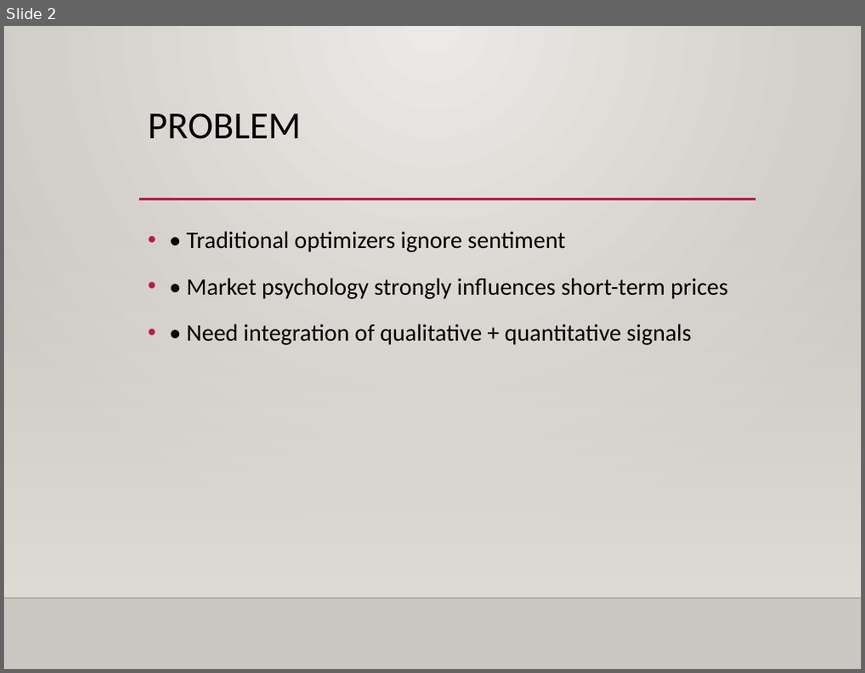
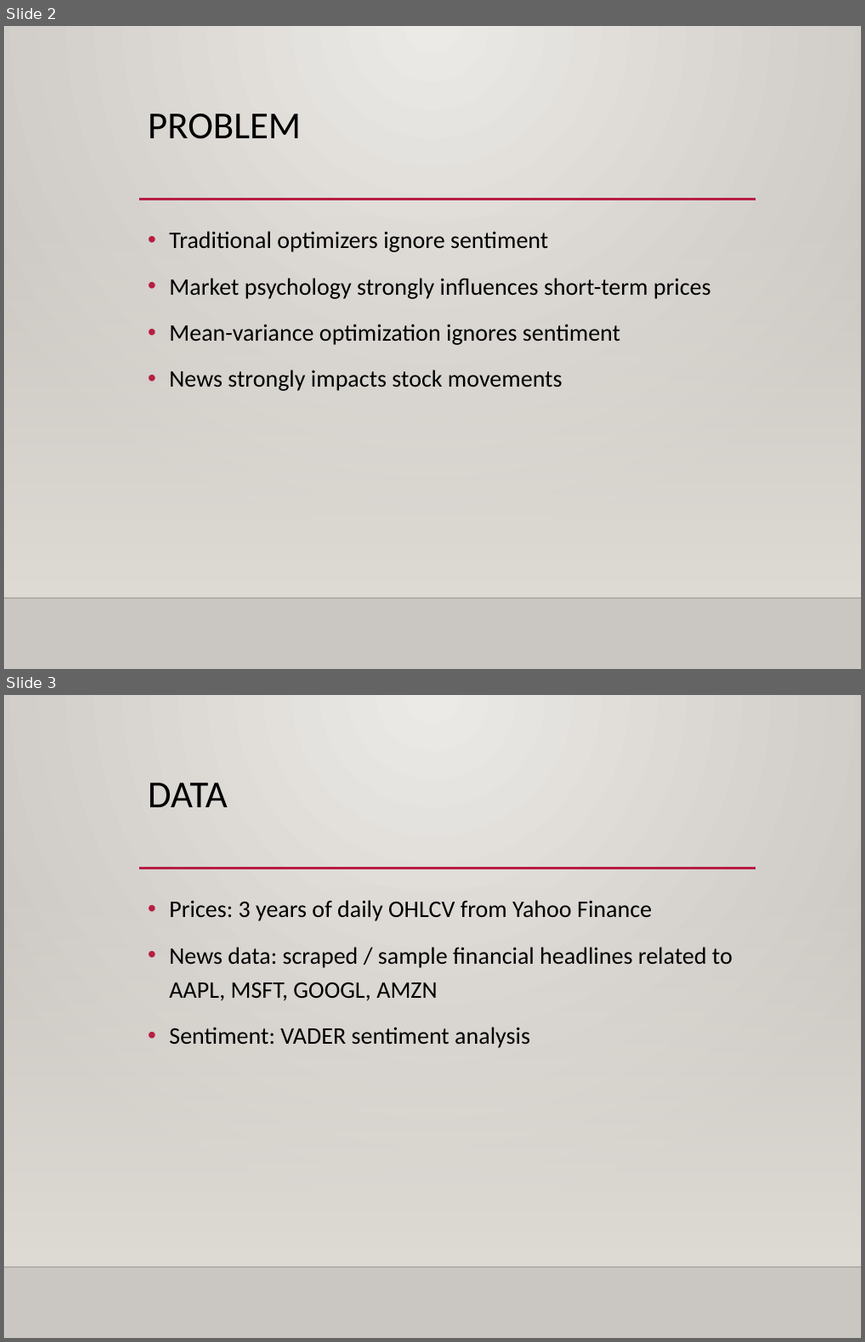
Before and after one commit to Faisal51214/AI-Driven-Portfolio-Optimizer-with-Sentiment-Integration-, a slide deck: Power Point Slides.pptx. Shown one above the other, each under a label of ours: slide 2 before the commit, slides 2 and 3 after it. The pictures are 865x673 and 865x1342 pixels, drawn with LibreOffice and Linux fonts; fonts in the diff are those of the drawing; background and template pictures are left out. Boxes give left, top, right and bottom in pixels: in the first picture for what was removed or moved away, otherwise in the second. Text is boxed around its words. In the diff, an @@ line names an element or a change of style, - is before the commit and + after.

```diff
--- a/Power Point Slides.pptx
+++ b/Power Point Slides.pptx
@@ slide 3 added at (x1=4, y1=695, x2=861, y2=1338), background gradient #ECEAE7 to #CAC7C1; not listed: 3 template elements that a slide beside it also shows @@
@@ title added at (x1=148, y1=783, x2=228, y2=807), 32 pt, text #000000 @@
+DATA
@@ text added at (x1=169, y1=900, x2=732, y2=1048), 20 pt, text #000000 @@
+• Prices: 3 years of daily OHLCV from Yahoo Finance
+• News data: scraped / sample financial headlines related to AAPL, MSFT, GOOGL, AMZN
+• Sentiment: VADER sentiment analysis
@@ slide 2 changed as well @@
@@ text at (x1=169, y1=231, x2=711, y2=391): text changed @@
-• • Traditional optimizers ignore sentiment
-• • Market psychology strongly influences short-term prices
-• • Need integration of qualitative + quantitative signals
+• Traditional optimizers ignore sentiment
+• Market psychology strongly influences short-term prices
+• Mean-variance optimization ignores sentiment
+• News strongly impacts stock movements
```
Also in this commit, not shown: 4 other slides changed, 2 other slides added.
